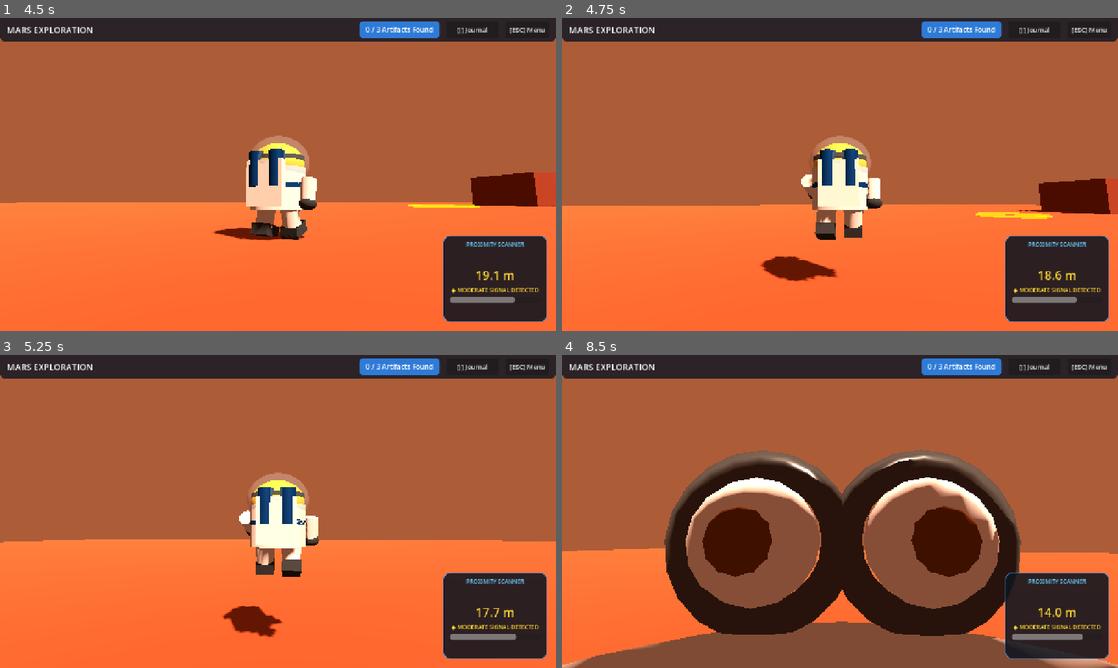
Above: before the commit, frames 1-4 (two rows, left to right).
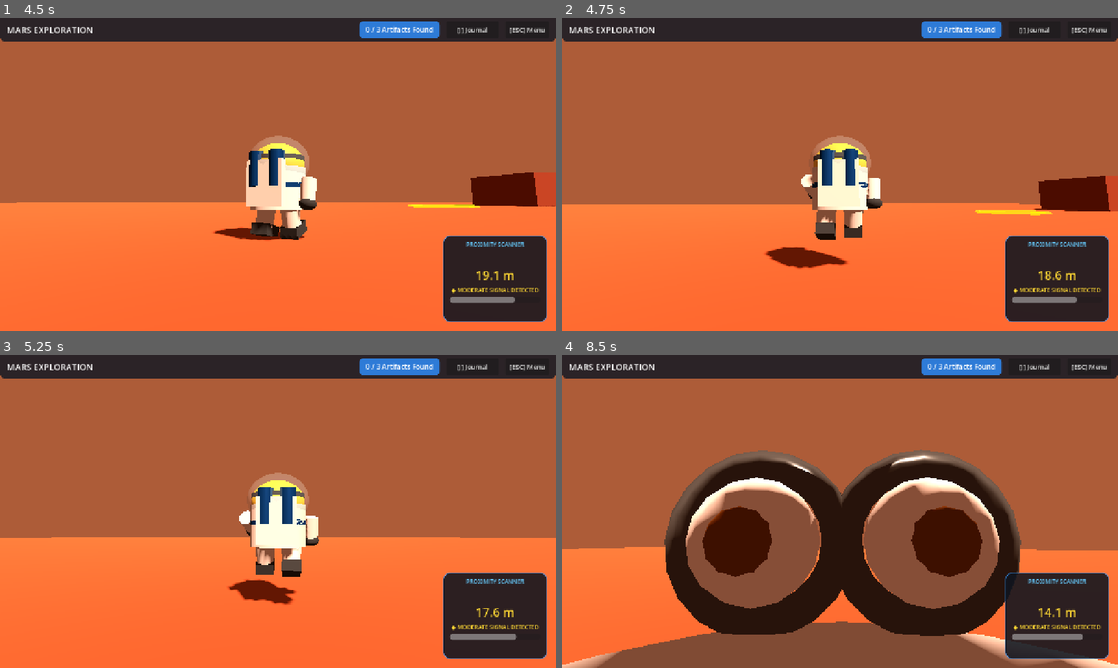
Above: after the commit, the same moments.

Repository: alsabithka/nasa_project
Game: Godot game, scene res://scenes/main_menu.tscn
Two runs of this game, one before a commit and one after it. Both use one fixed random seed, a clock stepped at 60 frames per second and the inputs below.
Inputs (mouse positions are in pixels of both pictures, inside the frame that each line leads up to):
- Up to frame 1 (4.5 s): click "Explore Mars (Complete Moon S…" at 0.5 s; click "[J] Journal" at 1.25 s; click "✕" at 2 s; click "[ESC] Menu" at 2.75 s; click "Explore Mars [UNLOCKED]" at 3.5 s; tap Enter at 4.25 s; move the mouse to (305, 174) at 4.27 s; hold W (move_forward) from 4.28 s (still down); hold E (interact) from 4.28 s (still down); click (305, 174) at 4.42 s
- Up to frame 2 (4.75 s): keep holding W (move_forward); keep holding E (interact); tap Space (jump) at 4.52, 4.55 s
- Up to frame 3 (5.25 s): keep holding W (move_forward); tap Space (jump) at 4.82, 5.1 s; move the mouse to (250, 511) at 5.02 s; release E (interact) at 5.03 s
- Up to frame 4 (8.5 s): keep holding W (move_forward); tap Space (jump) at 5.27, 5.57, 6.05, 6.77, 7.07, 7.52, 7.55, 7.82, 8.27 s; tap E (interact) at 5.3, 6.6, 8.3 s; move the mouse to (851, 505) at 5.77 s; hold F (inspect_geology) 5.78-6.53 s; move the mouse to (834, 517) at 6.52 s; click (834, 517) at 6.67 s; move the mouse to (878, 514) at 7.27 s; tap V (toggle_camera_view) at 7.35 s; move the mouse to (795, 508) at 8.02 s; tap C (toggle_gait) at 8.1 s

Frame 1 is identical in both runs. In frame 2, 1.8% of the frame differs, in the area x 0-100%, y 50-84%; in frame 3, 2.1%; in frame 4, 4.0%, in the area x 0-100%, y 32-100%.

Commit message:
Calibrate exact real Moon gravitation (1.62 m/s2) with solid floor snap adhesion and realistic Apollo jump dynamics

Diff:
--- a/project.godot
+++ b/project.godot
@@ -30,3 +30,7 @@
 
 renderer/rendering_method="gl_compatibility"
 renderer/rendering_method.mobile="gl_compatibility"
+
+[physics]
+
+3d/default_gravity=1.62
--- a/scenes/levels/moon.tscn
+++ b/scenes/levels/moon.tscn
@@ -29,7 +29,7 @@
 [node name="MoonLevel" type="Node3D"]
 script = ExtResource("1_level")
 planet_name = "Moon"
-level_gravity = 3.24
+level_gravity = 1.62
 
 [node name="WorldEnvironment" type="WorldEnvironment" parent="."]
 environment = SubResource("Env_Moon")
--- a/scripts/artifact/artifact.gd
+++ b/scripts/artifact/artifact.gd
@@ -108,7 +108,7 @@
 	var pm = ParticleProcessMaterial.new()
 	pm.direction = Vector3(0, 1, 0)
 	pm.spread = 180.0
-	pm.gravity = Vector3(0, -3.24, 0)
+	pm.gravity = Vector3(0, -1.62, 0)
 	pm.initial_velocity_min = 0.3
 	pm.initial_velocity_max = 0.5
 	pm.scale_min = 0.03
--- a/scripts/environment/ballistic_dust_system.gd
+++ b/scripts/environment/ballistic_dust_system.gd
@@ -42,8 +42,8 @@
 		p.explosiveness = 0.95
 		p.randomness = 0.35
 
-		# Lunar gravitational acceleration (calibrated to 3.24 m/s² for responsiveness)
-		p.gravity = Vector3(0, -3.24, 0)
+		# Exact real Moon gravitational acceleration (1.62 m/s²)
+		p.gravity = Vector3(0, -1.62, 0)
 		p.damping_min = 0.0
 		p.damping_max = 0.0 # Strict vacuum: ZERO air drag/floating
 
--- a/scripts/levels/level.gd
+++ b/scripts/levels/level.gd
@@ -4,7 +4,7 @@
 # Configures planet gravity, player state, and UI.
 
 @export var planet_name: String = "Moon"
-@export var level_gravity: float = 3.24
+@export var level_gravity: float = 1.62
 
 func _ready() -> void:
 	var gs = get_node_or_null("/root/GameState")
--- a/scripts/player/player.gd
+++ b/scripts/player/player.gd
@@ -11,8 +11,8 @@
 # Physics Exports
 @export var walk_speed: float = 1.6
 @export var lope_speed: float = 3.2
-@export var jump_velocity: float = 3.4 # Gives ~2.1s airtime under 3.24 m/s²
-@export var gravity: float = 3.24 # Calibrated 2x lunar gravity for responsive traversal
+@export var jump_velocity: float = 2.4 # Real lunar hop (~1.77m apex under 1.62 m/s² gravity)
+@export var gravity: float = 1.62 # Exact real NASA Moon gravitation (1.62 m/s², ~0.166g)
 @export var mouse_sensitivity: float = 0.0028
 @export var min_pitch: float = deg_to_rad(-62.0)
 @export var max_pitch: float = deg_to_rad(65.0)
@@ -113,6 +113,12 @@
 			footprint_system.add_to_group("footprints")
 			get_parent().add_child(footprint_system)
 
+	# Floor adhesion on uneven lunar regolith: prevents unwanted floating over slopes and craters
+	floor_snap_length = 0.45
+	floor_constant_speed = true
+	floor_max_angle = deg_to_rad(50.0)
+	floor_stop_on_slope = true
+
 	if dust_system and dust_system.has_method("set_gravity"):
 		dust_system.set_gravity(gravity)
 
@@ -169,14 +175,19 @@
 	is_mouse_captured = false
 
 func _physics_process(delta: float) -> void:
-	# Apply exact lunar gravity (1.62 m/s²)
+	# Apply exact real Moon gravitation (1.62 m/s²) with consistent downward pull
 	var was_in_air = not is_on_floor()
 	if was_in_air:
 		velocity.y -= gravity * delta
+		velocity.y = maxf(velocity.y, -24.0)
 		exertion_level = move_toward(exertion_level, 0.4, 0.2 * delta)
-
-	# Landing detection: landing impact sound and subtle contact dust
+	else:
+		if velocity.y < 0.0:
+			velocity.y = -0.6 # Maintain solid ground adhesion over craters and slopes
+
+	# Landing detection: landing impact sound, footprint imprint and subtle contact dust
 	if was_in_air and is_on_floor():
+		floor_snap_length = 0.45
 		_handle_landing(prev_vertical_velocity)
 	prev_vertical_velocity = velocity.y
 
@@ -269,6 +280,7 @@
 func jump() -> void:
 	if is_on_floor() and not is_interacting:
 		velocity.y = jump_velocity
+		floor_snap_length = 0.0 # Clean lift-off for low-gravity jump
 		exertion_level = clampf(exertion_level + 0.35, 0.0, 1.0)
 		if dust_system and dust_system.has_method("emit_impact_dust"):
 			dust_system.emit_impact_dust(global_position, 0.4)
--- a/scripts/test_photorealistic_moon_simulator.gd
+++ b/scripts/test_photorealistic_moon_simulator.gd
@@ -103,11 +103,11 @@
 	print("[Camera] Zoom out test: now %f m" % player.spring_arm.spring_length)
 	print("PASS: Third-person camera framing, collision, and zoom verified.")
 
-	# Test 3: Minion Locomotion & Calibrated 3.24 m/s² Lunar Gravity
-	print("\n--- 3. Testing Minion Locomotion & 3.24 m/s² Physics ---")
+	# Test 3: Minion Locomotion & Real 1.62 m/s² Lunar Gravity
+	print("\n--- 3. Testing Minion Locomotion & 1.62 m/s² Physics ---")
 	print("[Physics] Lunar gravity: ", player.gravity, " m/s²")
-	if abs(player.gravity - 3.24) > 0.05:
-		printerr("FAIL: Gravity is not 3.24 m/s²!")
+	if abs(player.gravity - 1.62) > 0.05:
+		printerr("FAIL: Gravity is not 1.62 m/s²!")
 		quit(1)
 		return
 
@@ -133,7 +133,7 @@
 		await process_frame
 
 	print("[Physics] Low-gravity jump completed. Airtime frames: %d (~%.2fs)" % [jump_frames, float(jump_frames)/60.0])
-	print("PASS: Minion 3.24 m/s² lunar physics & low-gravity jump verified.")
+	print("PASS: Minion 1.62 m/s² lunar physics & low-gravity jump verified.")
 
 	# Test 4: Dynamic Footprints & Ballistic Regolith Dust
 	print("\n--- 4. Testing Footprints & Ballistic Dust ---")
@@ -163,11 +163,11 @@
 
 	dust_system.emit_footstep_dust(player.global_position, Vector3.FORWARD, true)
 	var dust_p = dust_system.get_node_or_null("BallisticDust_0")
-	if not dust_p or abs(dust_p.gravity.y - (-3.24)) > 0.05:
+	if not dust_p or abs(dust_p.gravity.y - (-1.62)) > 0.05:
 		printerr("FAIL: Ballistic dust parameters incorrect!")
 		quit(1)
 		return
-	print("[Dust] Ballistic dust gravity verified at 3.24 m/s².")
+	print("[Dust] Ballistic dust gravity verified at 1.62 m/s².")
 	print("PASS: Footprints and ballistic regolith dust verified.")
 
 	# Test 5: Vacuum Audio Architecture
--- a/scripts/ui/astronaut_helmet_hud.gd
+++ b/scripts/ui/astronaut_helmet_hud.gd
@@ -65,7 +65,7 @@
 	consumables_label = _create_hud_item(hbox, "PLSS O2", "98.4%", Color(0.3, 1.0, 0.5))
 	heart_rate_label = _create_hud_item(hbox, "HEART RATE", "82 BPM", Color(1.0, 0.85, 0.2))
 	gait_label = _create_hud_item(hbox, "GAIT MODE", "LUNAR LOPE [Shift/C]", Color(0.9, 0.95, 1.0))
-	gravity_label = _create_hud_item(hbox, "GRAVITY", "3.24 m/s² (0.330 g)", Color(0.6, 0.85, 1.0))
+	gravity_label = _create_hud_item(hbox, "GRAVITY", "1.62 m/s² (0.166 g)", Color(0.6, 0.85, 1.0))
 	compass_label = _create_hud_item(hbox, "HEADING", "045° NNE", Color(0.85, 0.9, 0.95))
 
 	# Bottom bar: View mode & Mission Clock
